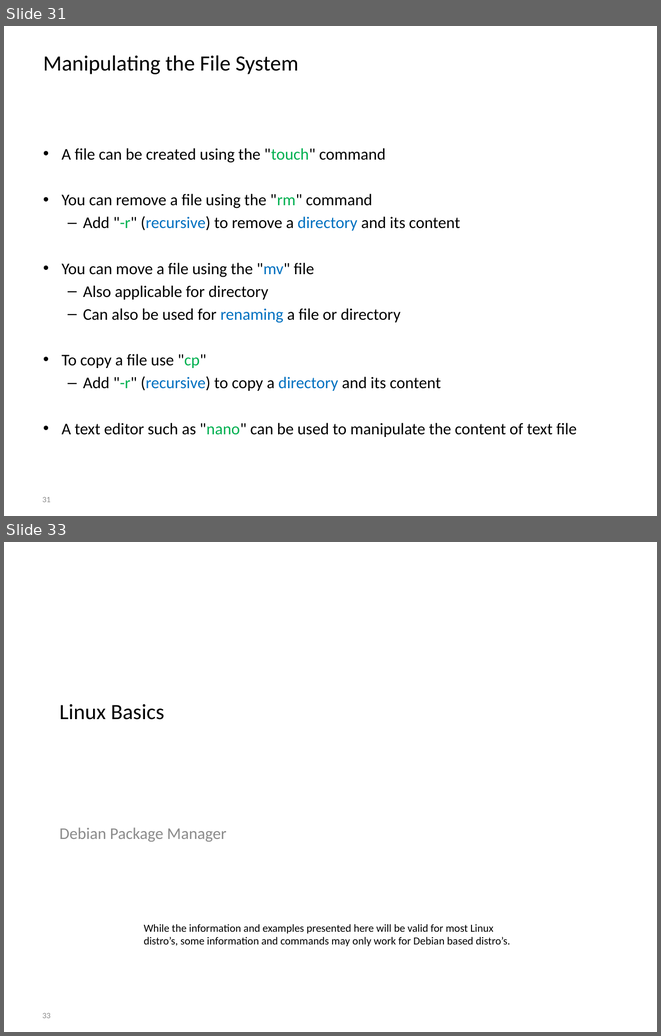
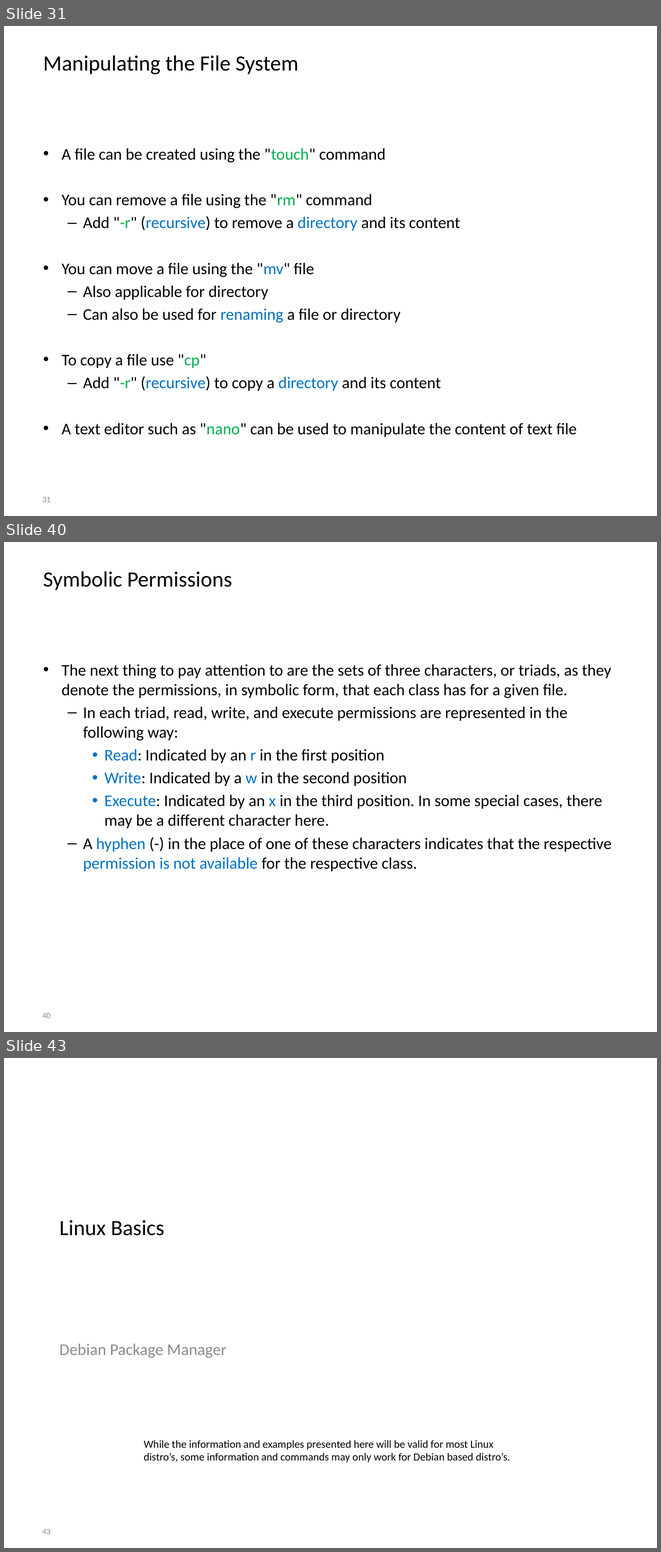
Before and after one commit to BioBoost/multimediatechnieken, a slide deck: slides/introduction_to_linux.pptx. Shown one above the other, each under a label of ours: slides 31 and 33 before the commit, slides 31, 40 and 43 after it; the slides between them are not shown. The pictures are 661x1036 and 661x1552 pixels, drawn with LibreOffice and Linux fonts; fonts in the diff are those of the drawing; background and template pictures are left out. Boxes give left, top, right and bottom in pixels: in the first picture for what was removed or moved away, otherwise in the second. Text is boxed around its words. In the diff, an @@ line names an element or a change of style, - is before the commit and + after.

Commit message:
Slides and course on linux file permissions

```diff
--- a/slides/introduction_to_linux.pptx
+++ b/slides/introduction_to_linux.pptx
@@ slide 40 added at (x1=4, y1=542, x2=657, y2=1032), background picture (left out) @@
@@ title added at (x1=43, y1=571, x2=232, y2=590), 24 pt, text #000000 @@
+Symbolic Permissions
@@ text added at (x1=62, y1=664, x2=611, y2=871), 18 pt, text #000000 @@
+• The next thing to pay attention to are the sets of three characters, or triads, as they denote the permissions, in symbolic form, that each class has for a given file.
+  – In each triad, read, write, and execute permissions are represented in the following way:
+    • Read: Indicated by an r in the first position
+    • Write: Indicated by a w in the second position
+    • Execute: Indicated by an x in the third position. In some special cases, there may be a different character here.
+  – A hyphen (-) in the place of one of these characters indicates that the respective permission is not available for the respective class.
@@ page number added at (x1=42, y1=1013, x2=51, y2=1018), 9 pt, text #8C8C8C @@
+40
@@ what was slide 33 is now slide 43 @@
@@ page number at (x1=42, y1=1529, x2=51, y2=1534): text changed @@
-33
+43
```
Also in this commit, not shown: 1 slide changed, 9 other slides added, 1 other file.
